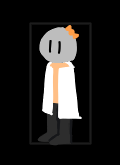
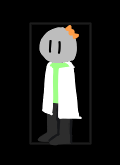
Layered file, before and after one edit (w=120, h=165). Changes by layer:
pixels changed over [49, 62, 70, 104] (layer not identified)
